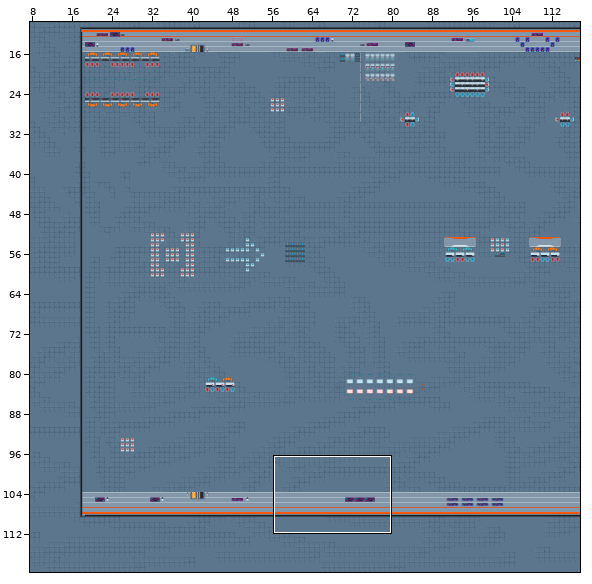
Two versions of a level (Tiled map, assets/basic/map/Map.tmx). The first picture is a wide view before the edit; the outline marks the close-up.
Close-up. As it was:
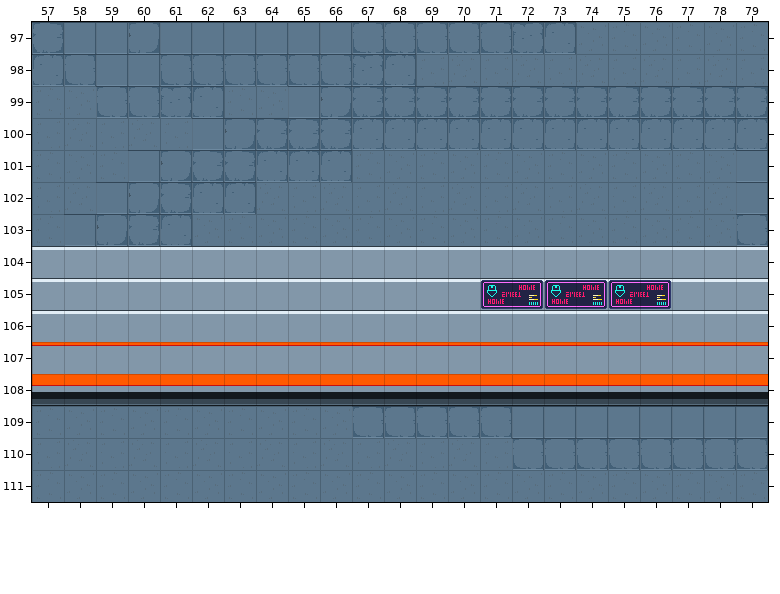
Cells are 32x32 px. Shown: x 57..79, y 97..111. The commit also changed other parts of the map, which this record leaves out.
After:
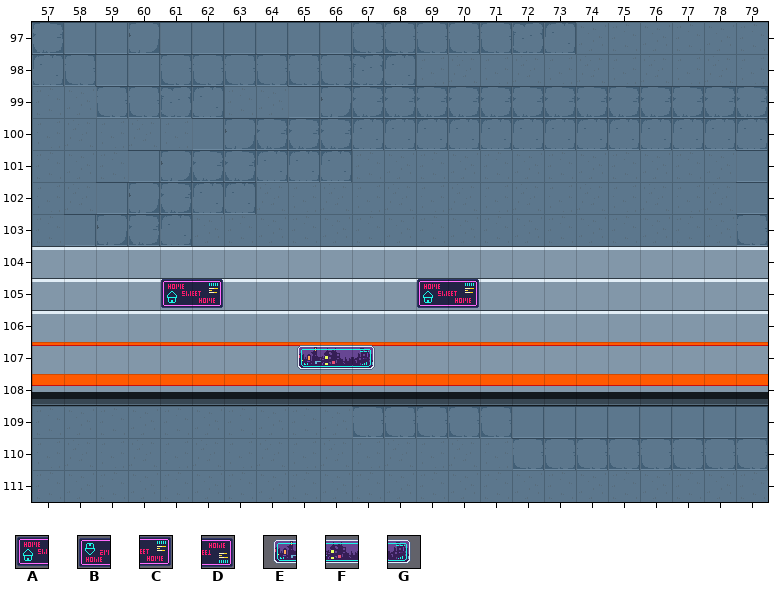
Key: from "TileSet-1": A 13, B 13 flipped up-down, C 14, D 14 flipped up-down, E 60, F 61, G 62.
_ is an empty cell.
What changed:
Layer "Layer Decor":
y 105: x 61..62 __ -> AC; x 69..76 __BDBDBD -> AC______
y 107: x 65..67 ___ -> EFG
